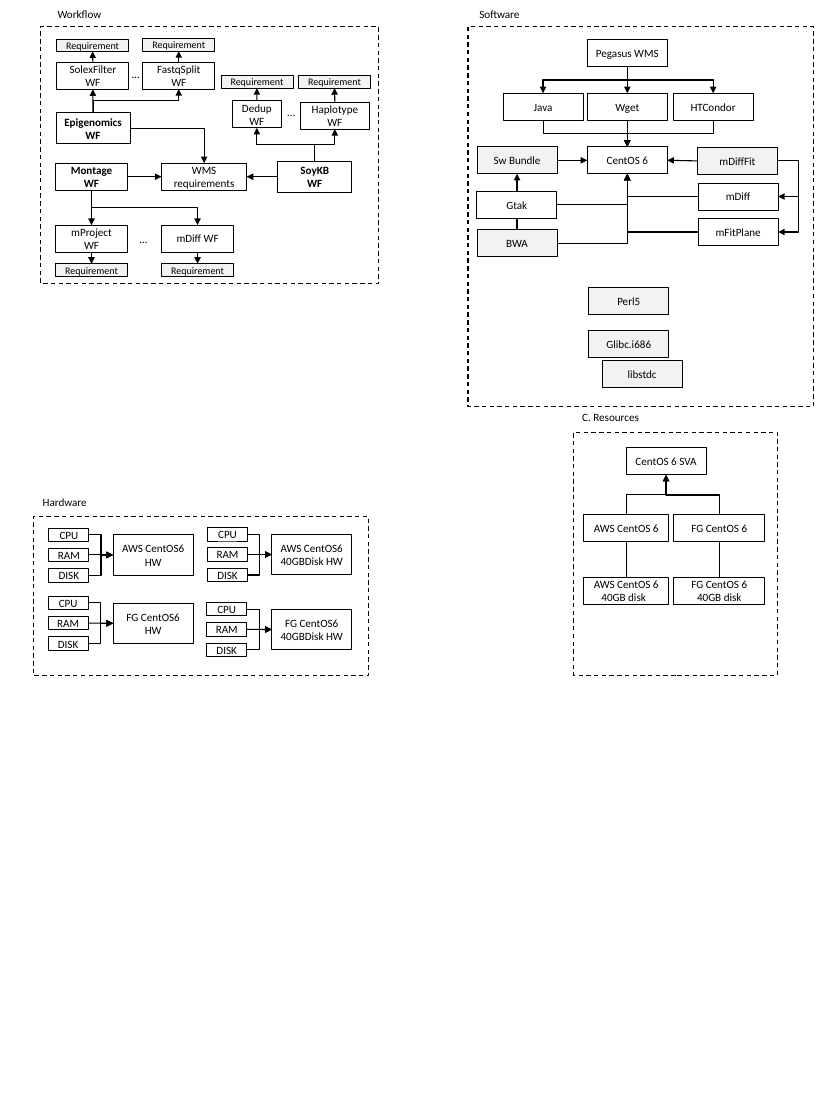
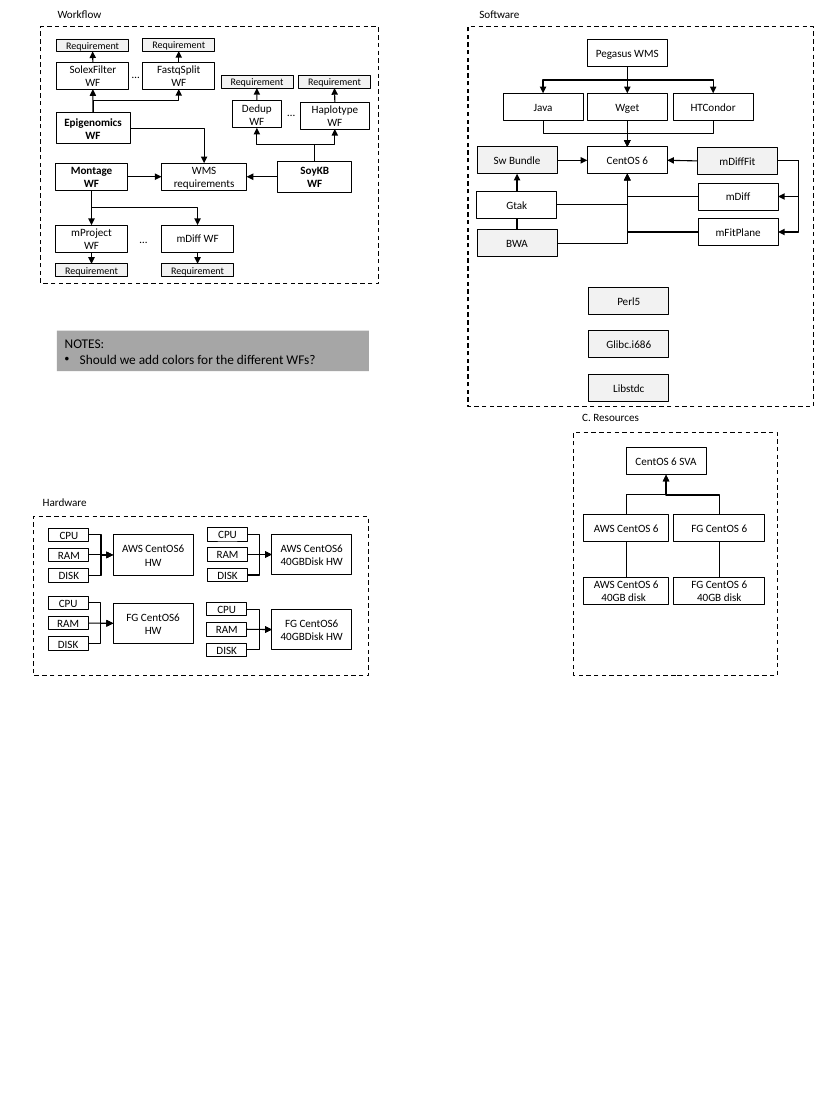
Before and after one commit to rafaelfsilva/workflow-reproducibility, a slide deck: slide 1 of data/DiagramsFull.pptx. Drawn at 840x1120 pixels with LibreOffice and Linux fonts; fonts in the diff are those of the drawing. Boxes give left, top, right and bottom in pixels: in the first picture for what was removed or moved away, otherwise in the second. Text is boxed around its words. In the diff, an @@ line names an element or a change of style, - is before the commit and + after.

Commit message:
diagram updated

```diff
--- a/data/DiagramsFull.pptx
+++ b/data/DiagramsFull.pptx
@@ rectangle added at [57, 330, 369, 370], fill #A6A6A6, 12 pt, text #000000 @@
+NOTES:
+• Should we add colors for the different WFs?
@@ rectangle "Libstdc": place and size @@
-rectangle "Libstdc" at [602, 361, 682, 388]
+rectangle "Libstdc" at [589, 374, 669, 402]
@@ text in rectangle at [613, 384, 644, 392]: text changed @@
-libstdc
+Libstdc
```
